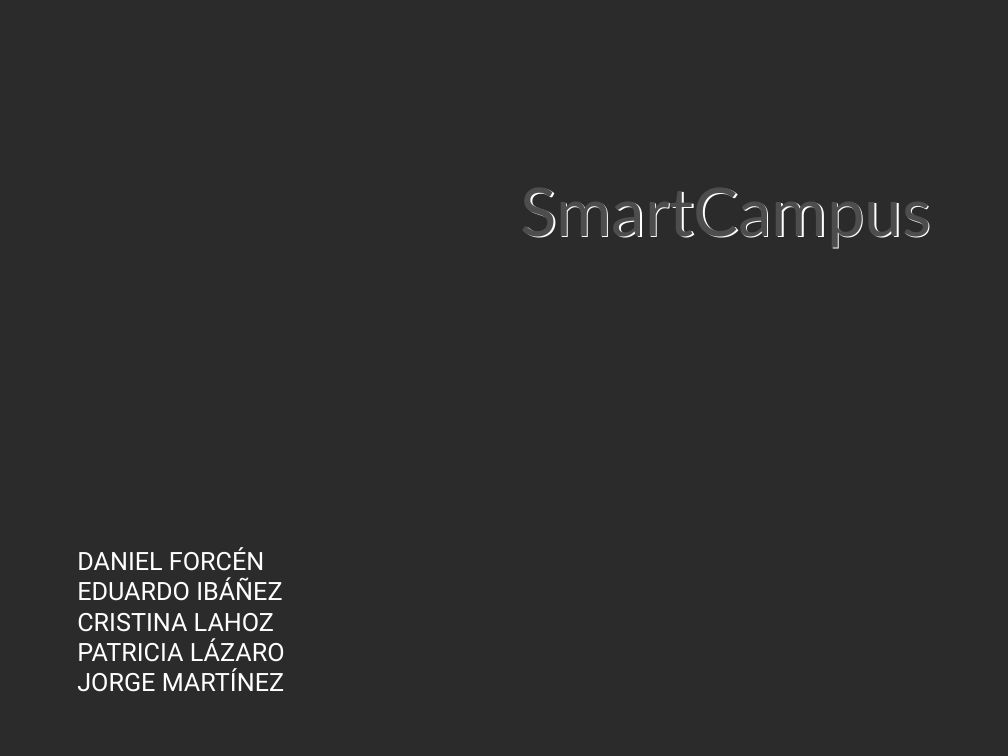
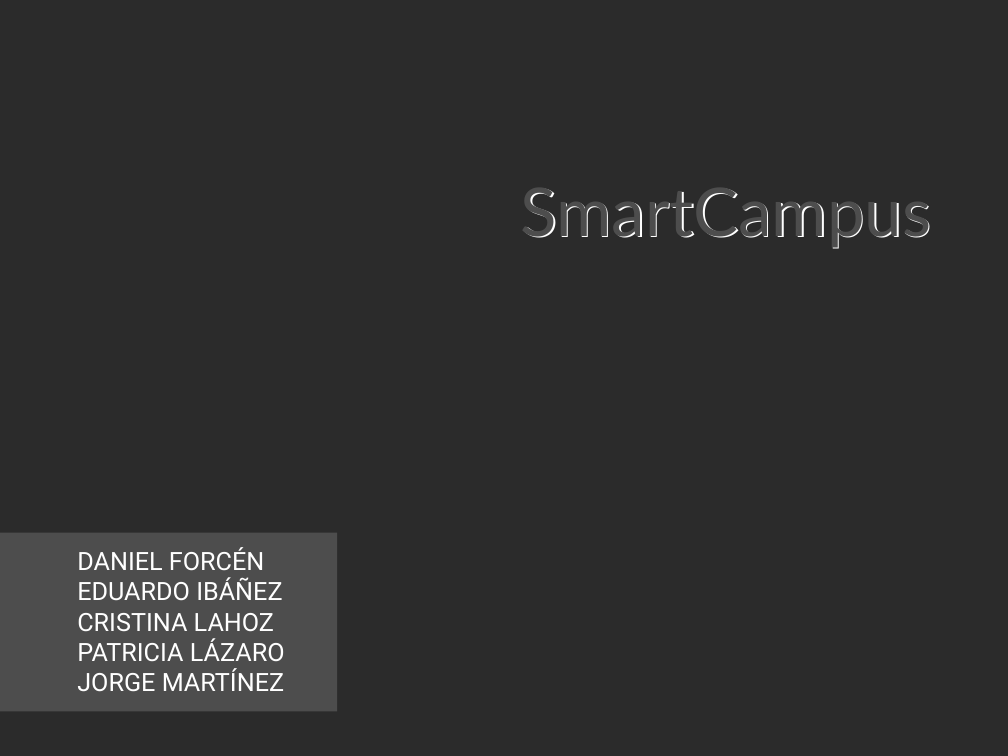
Before and after one commit to UNIZAR-30249-2016-UniDev/Documentacion-LabIS, a slide deck: slide 1 of Presentaciones/SmartCampus.pptx. Drawn at 1008x756 pixels with LibreOffice and Linux fonts; fonts in the diff are those of the drawing; background and template pictures are left out; a plain dark background stands for a picture behind light text. Boxes give left, top, right and bottom in pixels: in the first picture for what was removed or moved away, otherwise in the second. Text is boxed around its words. In the diff, an @@ line names an element or a change of style, - is before the commit and + after.

```diff
--- a/Presentaciones/SmartCampus.pptx
+++ b/Presentaciones/SmartCampus.pptx
@@ rectangle added at bbox=[0, 532, 338, 711], fill #4D4D4D @@
```
Also in this commit, not shown: 5 other slides changed, 1 slide added.
